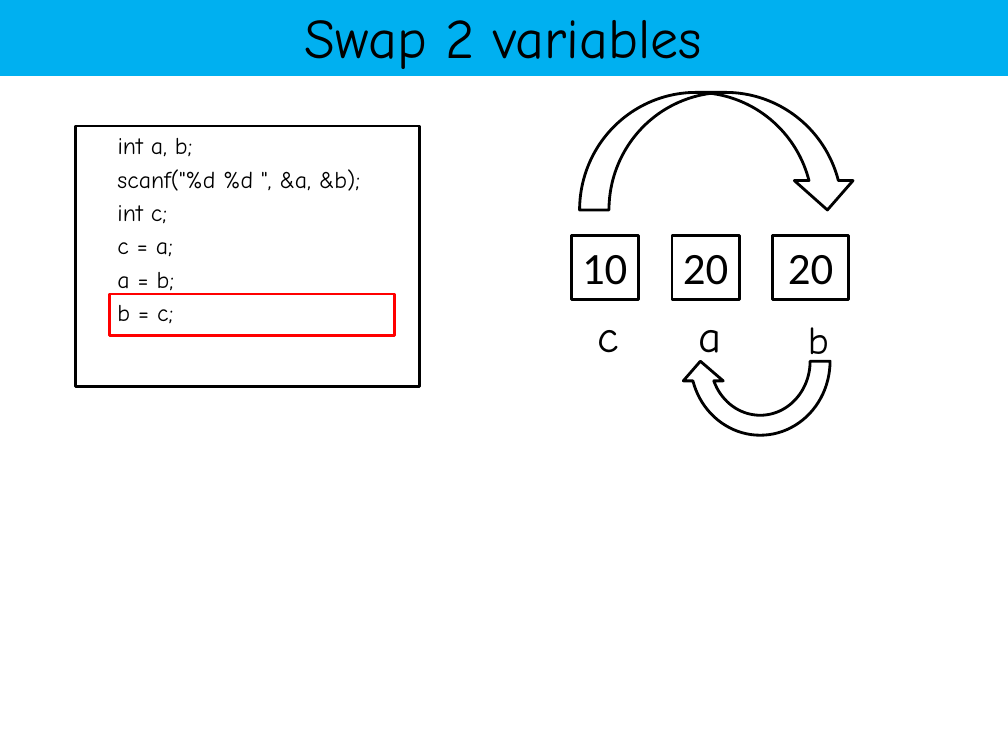
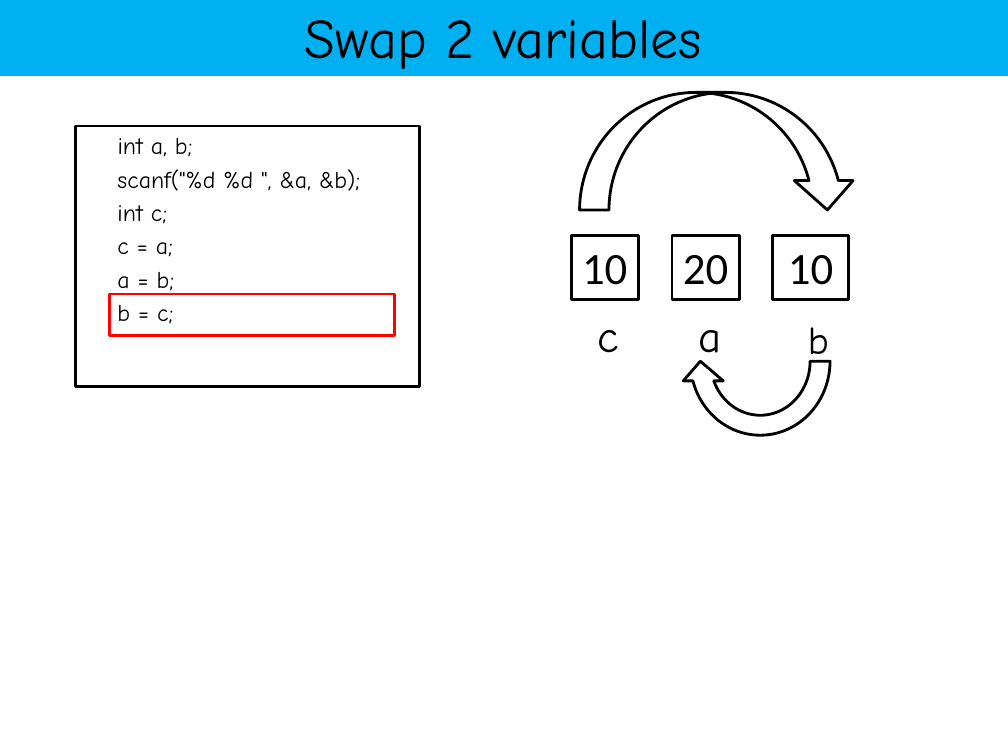
Before and after one commit to YeasirRayhanPrince/yeasirrayhanprince.github.io, a slide deck: slide 50 of cse103/slides/logical_statement-codes.pptx. Drawn at 1008x756 pixels with LibreOffice and Linux fonts; fonts in the diff are those of the drawing. Boxes give left, top, right and bottom in pixels: in the first picture for what was removed or moved away, otherwise in the second. Text is boxed around its words. In the diff, an @@ line names an element or a change of style, - is before the commit and + after.

```diff
--- a/cse103/slides/logical_statement-codes.pptx
+++ b/cse103/slides/logical_statement-codes.pptx
@@ text in rectangle at (788,255,833,285): text changed @@
-20
+10
```
Also in this commit, not shown: 1 other slide changed, 5 other files.
